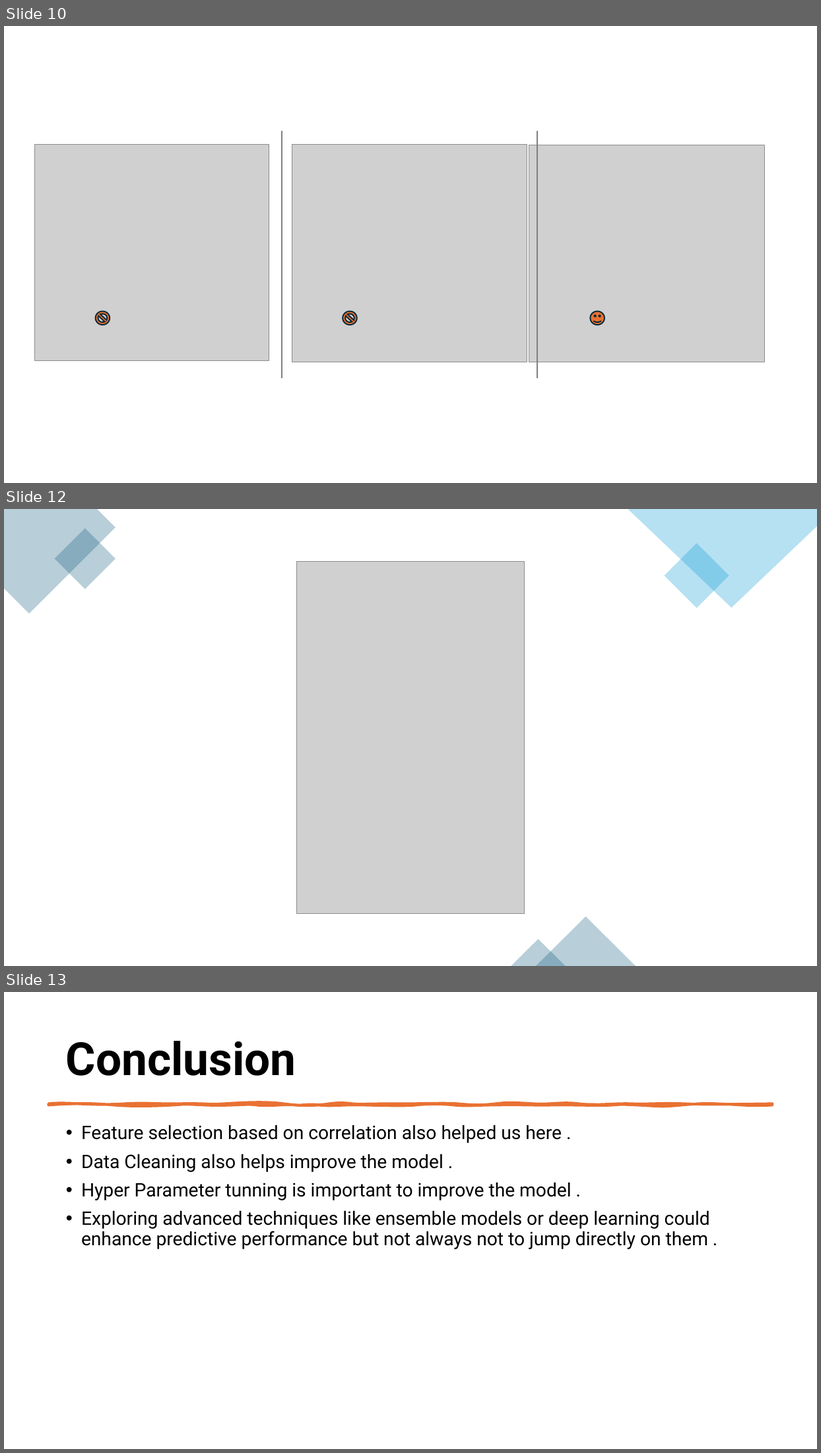
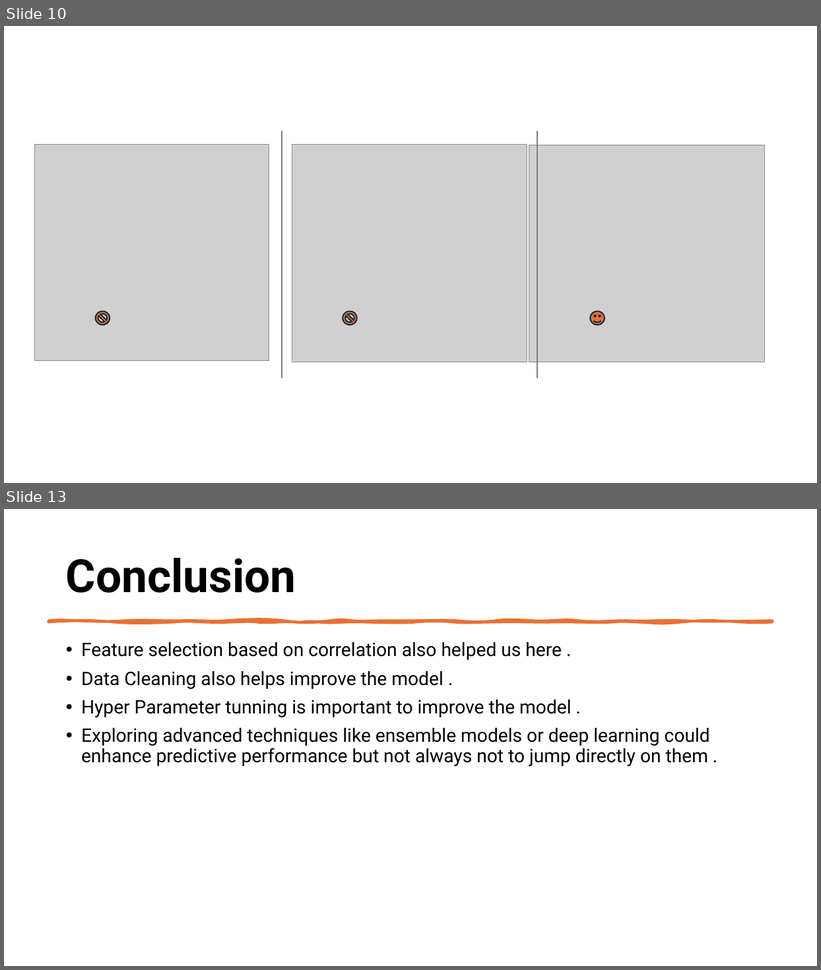
Before and after one commit to monikatyagiisc/employee-attrition-prediction, a slide deck: Project_Presentation_Employee_Attrition_Prediction.pptx. Shown one above the other, each under a label of ours: slides 10, 12 and 13 before the commit, slides 10 and 13 after it; the slides between them are not shown. The pictures are 821x1453 and 821x970 pixels, drawn with LibreOffice and Linux fonts; fonts in the diff are those of the drawing; grey boxes stand for pictures. Boxes give left, top, right and bottom in pixels: in the first picture for what was removed or moved away, otherwise in the second. Text is boxed around its words. In the diff, an @@ line names an element or a change of style, - is before the commit and + after.

```diff
--- a/Project_Presentation_Employee_Attrition_Prediction.pptx
+++ b/Project_Presentation_Employee_Attrition_Prediction.pptx
@@ slide 12 removed at bbox=[4, 509, 817, 966], background #FFFFFF @@
@@ freeform shape removed at bbox=[4, 509, 116, 614] @@
@@ rectangle removed at bbox=[55, 528, 116, 590] @@
@@ freeform shape removed at bbox=[628, 509, 817, 608] @@
@@ rectangle removed at bbox=[664, 543, 729, 608] @@
@@ picture removed at bbox=[297, 561, 525, 914] @@
@@ triangle removed at bbox=[536, 917, 636, 966] @@
@@ triangle removed at bbox=[512, 940, 566, 966] @@
```
Also in this commit, not shown: 1 slide changed, 1 slide added.
